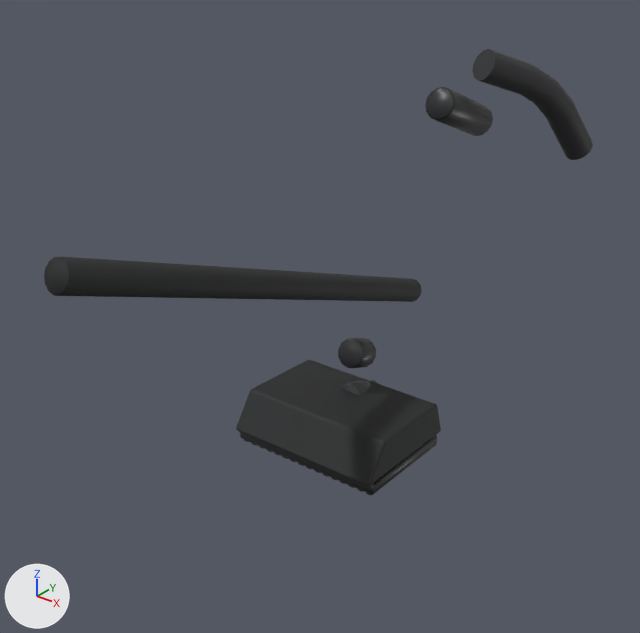
Two versions of the glTF model Assets/assets_51_100/glb/firstperson/asset_071_vacuum_cleaner_fp.glb, one commit apart.
Both versions are drawn from a 50 mm lens placed at (0.703, -1.293, 0.2), pointed at (-0.05, -0.352, -0.384). The lights are fixed; the arrows at lower left show +X, +Y and +Z. The older version comes first. Both versions are drawn at frame 5 of the action 'Vacuum_Equip'; the numbers are the values there. Vertices at exactly the same position are counted once.

In view in the first picture: 'MESH_VacHeadShell', 'MESH_VacHeadSole', 'MESH_VacHoseTail', 'MESH_VacWand', 'MESH_VacWandCollar', 'MESH_VacWandGrip' and 2 more.
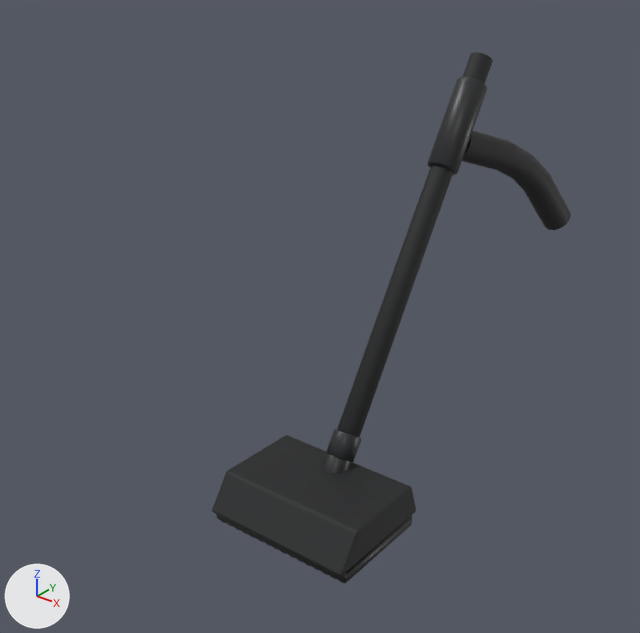
ob_lod0_vacuumheld is not drawn itself; it is the parent of ob_mesh_vacheadbrushstrip, ob_mesh_vacheadneck, ob_mesh_vacheadshell, ob_mesh_vacheadsole, ob_mesh_vachosetail, ob_mesh_vacwand, ob_mesh_vacwandcollar, ob_mesh_vacwandgrip.

The change, as JSON lines over the scene's bpy script:
```json
{"block": "me_cylinder", "where": "# used by ob_mesh_vacwand; parent = ob_lod0_vacuumheld; location = (0.0, -0.31, 0.3)"}
{"op": "remove", "block": "me_cylinder", "code": "me_cylinder.from_pydata(...)  # 84 vertices, 164 faces; spans x -0.019..0.019, y -0.351..0.351, z -0.117..0.117"}
{"op": "add", "block": "me_cylinder", "code": "me_cylinder.from_pydata(...)  # 84 vertices, 164 faces; spans x -0.019..0.019, y -0.196..0.196, z -0.32..0.32"}
{"block": "me_cylinder", "change": "me_cylinder part 1: the whole mesh is turned -104 degrees about the x axis through its middle"}
{"block": "me_cylinder_001", "where": "# used by ob_mesh_vacwandgrip; parent = ob_lod0_vacuumheld; location = (0.0, 0.14, 0.475)"}
{"op": "remove", "block": "me_cylinder_001", "code": "me_cylinder_001.from_pydata(...)  # 84 vertices, 164 faces; spans x -0.025..0.025, y -0.078..0.078, z -0.045..0.045"}
{"op": "add", "block": "me_cylinder_001", "code": "me_cylinder_001.from_pydata(...)  # 84 vertices, 164 faces; spans x -0.025..0.025, y -0.058..0.058, z -0.076..0.076"}
{"block": "me_cylinder_001", "change": "me_cylinder_001 part 2: the whole mesh is turned -104 degrees about the x axis through its middle"}
{"op": "set", "path": "ob_lod0_vacuumheld.location", "old": "(0.0, -0.227, -0.586)", "new": "(0.0, -0.287, -0.703)"}
{"op": "set", "path": "ob_mesh_vacwand.location", "old": "(0.0, -0.31, 0.3)", "new": "(0.0, 0.07, 0.367)"}
{"op": "set", "path": "ob_mesh_vacwandcollar.location", "old": "(0.0, -0.115, 0.14)", "new": "(0.0, -0.08, 0.107)"}
{"op": "set", "path": "ob_mesh_vacwandgrip.location", "old": "(0.0, 0.14, 0.475)", "new": "(0.0, 0.19, 0.575)"}
```

Boxes (x1, y1, x2, y2) around the edits, measured in the pictures (640 x 633 px):
```json
{"object": "MESH_VacHeadShell", "change": "moved", "before": [236, 360, 441, 486], "after": [212, 435, 416, 575]}
{"object": "MESH_VacWand", "change": "mesh turned, moved", "before": [44, 257, 422, 302], "after": [337, 52, 493, 437]}
{"object": "MESH_VacHoseTail", "change": "moved", "before": [472, 49, 593, 160], "after": [462, 131, 571, 230]}
{"object": "MESH_VacWandGrip", "change": "mesh turned, moved", "before": [425, 87, 493, 136], "after": [428, 77, 487, 175]}
{"object": "MESH_VacHeadSole", "change": "moved", "before": [240, 432, 437, 494], "after": [216, 514, 412, 583]}
{"object": "MESH_VacWandCollar", "change": "moved", "before": [338, 338, 376, 368], "after": [326, 429, 362, 462]}
{"object": "MESH_VacHeadNeck", "change": "moved", "before": [341, 380, 379, 395], "after": [323, 453, 352, 473]}
{"object": "MESH_VacHeadBrushStrip", "change": "moved", "before": [244, 439, 373, 495], "after": [220, 520, 343, 583], "on screen": "mostly hidden"}
```
